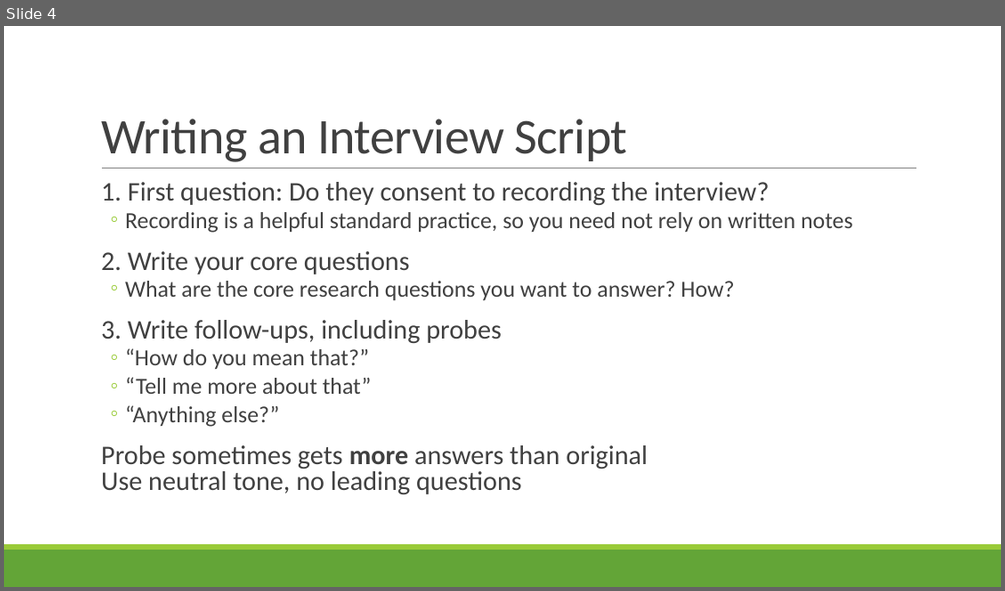
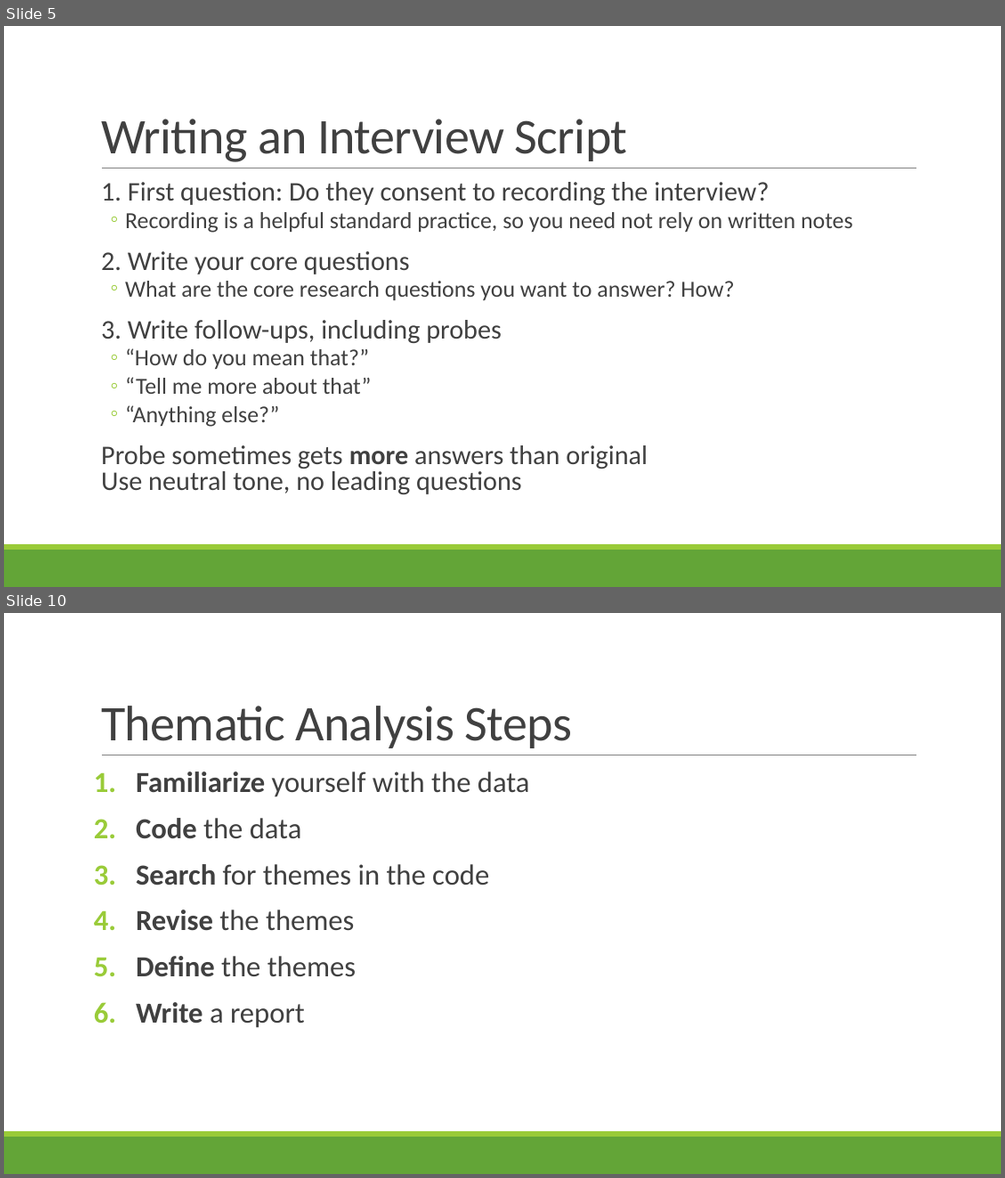
Before and after one commit to rbohrer/pl-course, a slide deck: LectureSlides/09Design3.pptx. Shown one above the other, each under a label of ours: slide 4 before the commit, slides 5 and 10 after it; the slides between them are not shown. The pictures are 1005x591 and 1005x1178 pixels, drawn with LibreOffice and Linux fonts; fonts in the diff are those of the drawing. Boxes give left, top, right and bottom in pixels: in the first picture for what was removed or moved away, otherwise in the second. Text is boxed around its words. In the diff, an @@ line names an element or a change of style, - is before the commit and + after.

```diff
--- a/LectureSlides/09Design3.pptx
+++ b/LectureSlides/09Design3.pptx
@@ slide 10 added at [4,613,1001,1174], background #FFFFFF; not listed: 3 template elements that a slide beside it also shows @@
@@ title added at [101,706,572,748], 48 pt, text #404040 @@
+Thematic Analysis Steps
@@ text added at [136,771,530,1028], 28 pt, text #404040 @@
+1. Familiarize yourself with the data
+2. Code the data
+3. Search for themes in the code
+4. Revise the themes
+5. Define the themes
+6. Write a report
@@ what was slide 4 is now slide 5 @@
```
Also in this commit, not shown: 2 slides changed, 17 other slides added, 2 slides removed.
